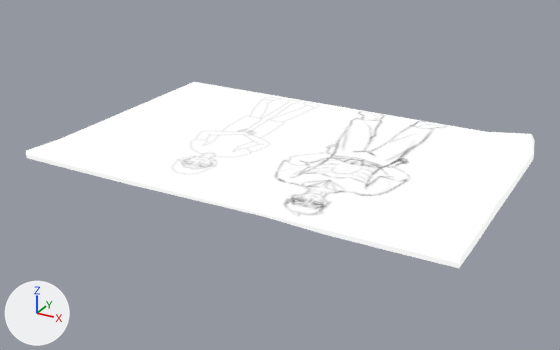
An edit to the Blender file assets/3d Assets/Artifacts/Modified Artifacts Assets/Picture/Picture.blend, drawn before and after from the same camera.
The view is the same before and after, from a camera (50 mm lens) standing at (0.195, -0.361, 0.168) and looking at (0.0, -0.007, -0.009). Lighting does not change. The marker at lower left points along +X, +Y and +Z. The picture after the commit comes second.

Before the edit, the objects in view are built like this:
```python
me_cube_002 = bpy.data.meshes.new('Cube.002')
me_cube_002.from_pydata(...)  # 128 vertices, 74 faces; spans x -0.077..0.079, y 0.001..0.011, z -0.124..0.125
me_cube_002.materials.append(mat_material_002)  # picture img_picture_texture_png
ob_overlay = bpy.data.objects.new('Overlay', me_cube_002)
ob_overlay.location = (0.0, 0.0, 0.0)
ob_overlay.rotation_euler = (1.571, 0.0, 1.565)  # degrees (90, 0, 90)
```
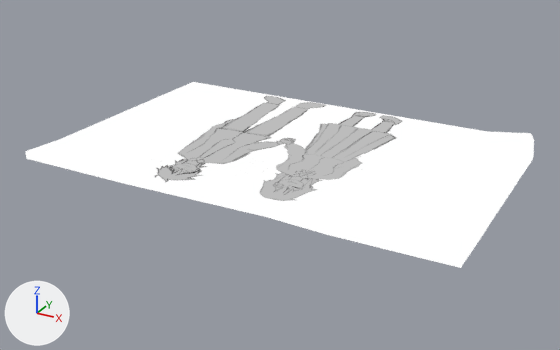
The edits, one by one:
Picture 'Yuyu and Shine Photo Texture.png.001' (img_yuyu_and_shine_photo_texture_png_001) is new.
Material 'Material.003' (mat_material_003) is new.
Its texture is img_yuyu_and_shine_photo_texture_png_001.
me_cube_002 has 128 vertices, 74 faces and spans x -0.077..0.079, y 0.001..0.011, z -0.124..0.125.
me_cube_002 is used by ob_overlay; location (0.0, 0.0, 0.0); rotation (1.571, 0.0, 1.565), in degrees (90, 0, 90).
me_cube_002 no longer uses material mat_material_002 (picture img_picture_texture_png).
me_cube_002 part 1: texture (UV) coordinates of 45 of 74 faces, centred in x -0.077..0.077, y 0.005..0.008, z -0.122..0.123, changed; they spanned u 0.23..0.84, v 0.05..0.97 and now span u 0.13..0.87, v 0.04..0.96.
me_cube_002 gains material mat_material_003 (picture img_yuyu_and_shine_photo_texture_png_001).
Object 'Overlay' (ob_overlay) turns from (90, 0, 90) to (90, 0, 90) degrees about x, y and z.

Location of each change, (x1, y1, x2, y2) in pixels of the pictures (560 x 350 px):
'Overlay', surface changed, recoloured, turned (white to grey): before (26, 82, 535, 268); after (25, 82, 534, 268)
part 1 of me_cube_002, surface changed (white to grey): (26, 82, 534, 263) in both
